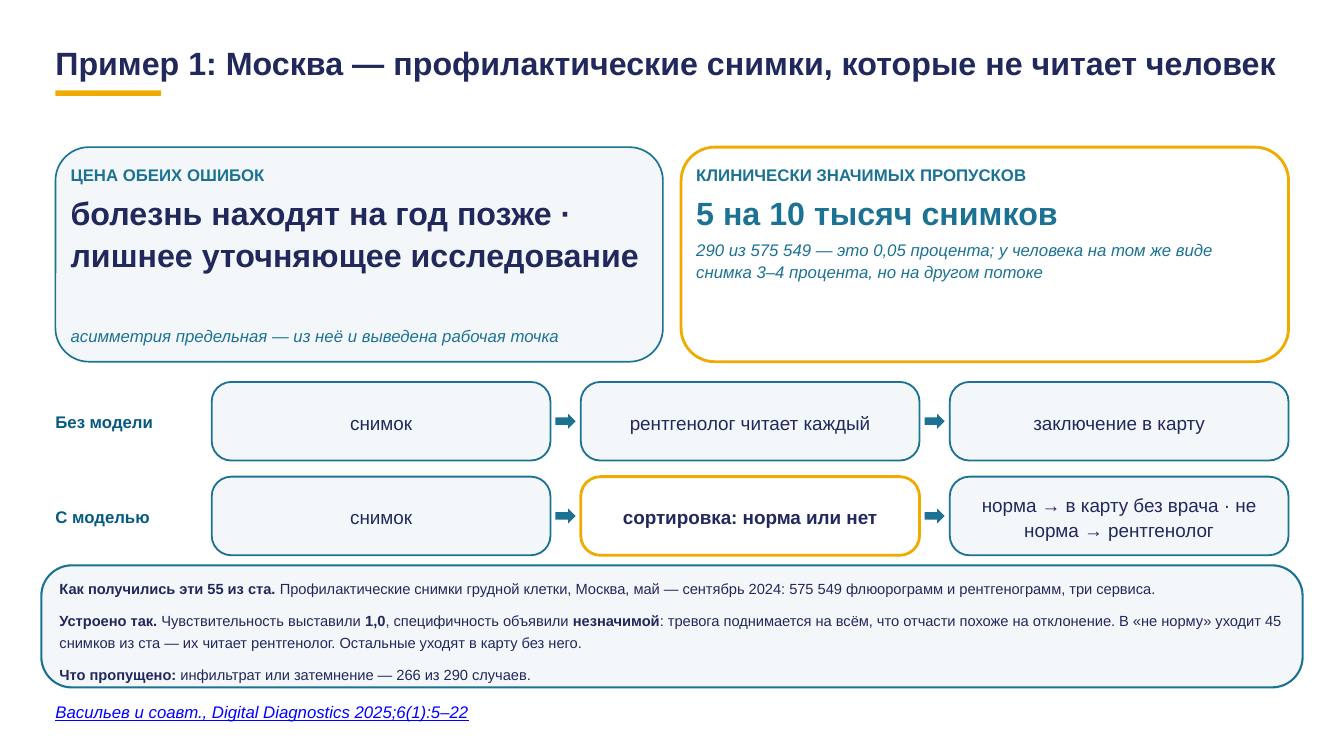
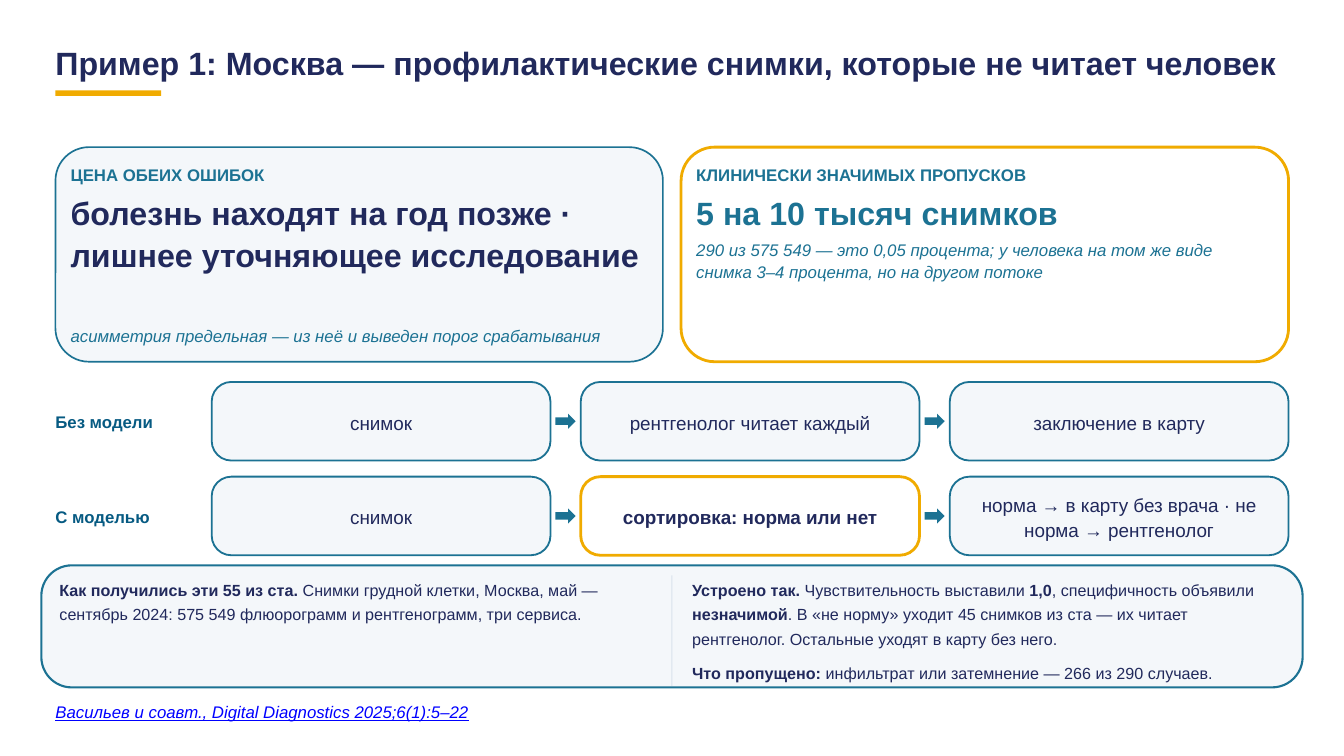
Before and after one commit to tellina-study/AI-usage-lessons, a slide deck: slide 31 of library/lectures/lec-07/rework/deck/lec-07-karkas.pptx. Drawn at 1344x756 pixels with LibreOffice and Linux fonts; fonts in the diff are those of the drawing. Boxes give left, top, right and bottom in pixels: in the first picture for what was removed or moved away, otherwise in the second. Text is boxed around its words. In the diff, an @@ line names an element or a change of style, - is before the commit and + after.

```diff
--- a/library/lectures/lec-07/rework/deck/lec-07-karkas.pptx
+++ b/library/lectures/lec-07/rework/deck/lec-07-karkas.pptx
@@ text at [71,329,600,346]: text changed @@
-асимметрия предельная — из неё и выведена рабочая точка
+асимметрия предельная — из неё и выведен порог срабатывания
@@ text at [59,584,582,624]: text changed; size 10.5 to 11.5 pt @@
-Как получились эти 55 из ста. Профилактические снимки грудной клетки, Москва, май — сентябрь 2024: 575 549 флюорограмм и рентгенограмм, три сервиса.
-Устроено так. Чувствительность выставили 1,0, специфичность объявили незначимой: тревога поднимается на всём, что отчасти похоже на отклонение. В «не норму» уходит 45 снимков из ста — их читает рентгенолог. Остальные уходят в карту без него.
-Что пропущено: инфильтрат или затемнение — 266 из 290 случаев.
+Как получились эти 55 из ста. Снимки грудной клетки, Москва, май — сентябрь 2024: 575 549 флюорограмм и рентгенограмм, три сервиса.
@@ rectangle added at [671,576,673,687], fill #D9E2EC @@
@@ text added at [692,584,1254,683], 11.5 pt, text #21295C @@
+Устроено так. Чувствительность выставили 1,0, специфичность объявили незначимой. В «не норму» уходит 45 снимков из ста — их читает рентгенолог. Остальные уходят в карту без него.
+Что пропущено: инфильтрат или затемнение — 266 из 290 случаев.
```
Also in this commit, not shown: 49 other slides changed, 45 other files.
